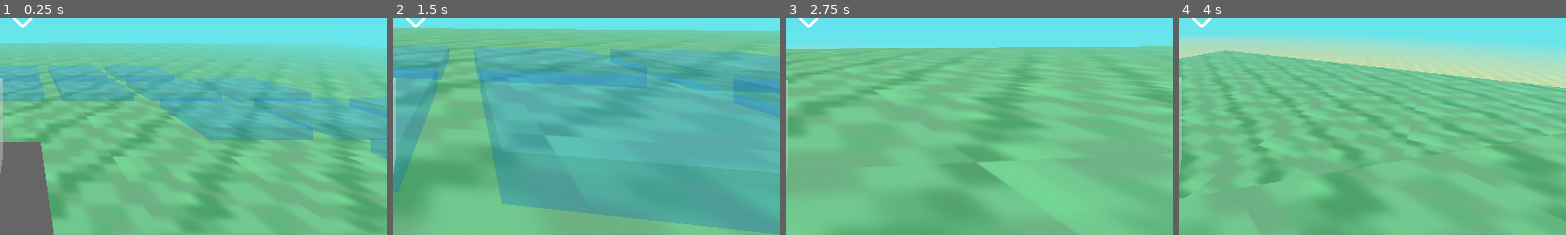
Above: before the commit, frames 1-4 (left to right).
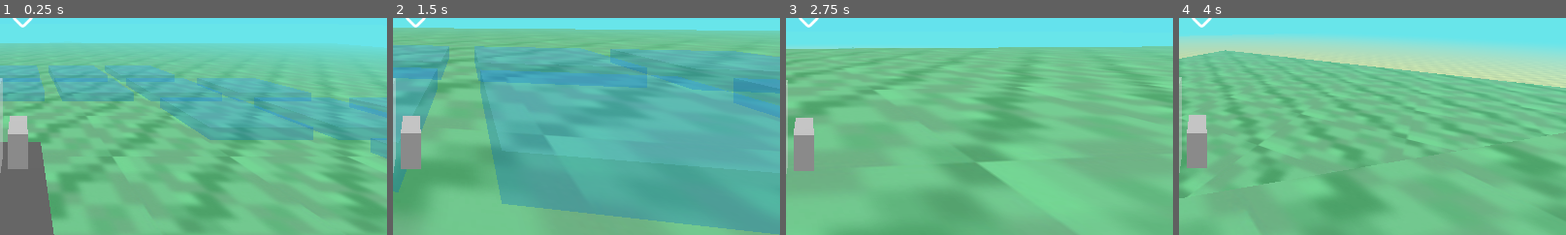
Above: after the commit, the same moments.

Repository: Silverkeybord/Reclaim
Game: Godot game, scene res://Scenes/maps/remote_island.tscn
Two runs of this game, one before a commit and one after it. Both use one fixed random seed, a clock stepped at 60 frames per second and the inputs below. This scene is started directly instead of the project's main scene.
Inputs (mouse positions are % of the whole screen's width and height, from its top left):
- Up to frame 1 (0.25 s): no input
- Up to frame 2 (1.5 s): tap Enter at 0.5 s; move the mouse to (55, 50) at 0.52 s; hold W (forward) from 0.53 s (still down); tap Q (build_mode) at 0.6 s; tap Space (jump) at 0.77 s; tap E (interact) at 0.8, 1.35 s; move the mouse to (45, 50) at 1.27 s
- Up to frame 3 (2.75 s): keep holding W (forward); tap Space (jump) at 1.52 s; click (45, 50) at 1.55 s; move the mouse to (52, 48) at 2.02 s; press the mouse at (52, 48) at 2.03 s; tap Q (build_mode) at 2.3 s
- Up to frame 4 (4 s): keep holding W (forward); move the mouse to (49, 52) at 2.77 s; release the mouse at (49, 52) at 2.78 s; tap Q (build_mode) at 2.85 s; tap Space (jump) at 3.02, 3.77 s; tap E (interact) at 3.05, 3.6 s; move the mouse to (57, 51) at 3.52 s; press the mouse at (57, 51) at 3.53 s
The pictures show only the part of the screen within x 47-97%, y 50-100%; the shares and areas given below are measured in that part.

The runs differ from the first frame. In frame 1, 1.3% of the frame differs, in the area x 2-8%, y 45-70%; in frame 2, 1.3%; in frame 3, 1.3%, in the area x 2-8%, y 45-71%; in frame 4, 1.3%.
Error before the commit: Attempt to call function 'list_dir_begin' in base 'null instance' on a null instance. (res://Scripts/globals/game_data.gd:35)
Error after the commit: Attempt to call function 'list_dir_begin' in base 'null instance' on a null instance. (res://Scripts/globals/game_data.gd:40)

Commit message:
Add basic gun, bullet trail system and integrate shooting
Introduce a simple weapon and bullet-trail system and wire it into player and turret logic. Changes include:

- Add Gun scene (Scenes/wepons/gun.tscn) and basic weapon script (Scripts/wepons/gun.gd) with shooting type, cooldown and spawn marker.
- Integrate weapon into player: add gun pivot, shooting timer, aim_ray, aim adjustments, shooting control, and instantiation hookup in player.tscn and player.gd. Player now computes shot target and uses Global.create_bullet_trail.
- Add bullet trail data resource (data/1_resourse_scripts/bullet_trail_data.gd) and default.tres; bullet_trail.gd exposes a trail resource and used via Global.create_bullet_trail.
- Global.gd: add SHOT_TYPE enum, preloads for temp sound and bullet trail scenes, DEFAULT_BULLET_TRAIL_KEY, spawn_temp_sound stub, and create_bullet_trail helper that instantiates and initializes trails.
- GameData: load bullet trail resource folder and expose bullet_trail dictionary.
- Turret shooting now calls Global.create_bullet_trail instead of instancing directly.
- Enemy spawning: switched from a dedicated spawn_nodes_parent to using nodes-in-group (enemy_spawn_markers) and updated remote_island.tscn (renamed spawn_nodes_parent -> enemy_spawn_markers, added group tags) and cleanup of node path on enemy_spawner.
- Minor scene tweaks: added temp sound scene, adjusted raycast transform/target, collision mask/layer tweak for player barrier, and updated resource paths for renamed data script folders.

These changes prepare a basic hitscan/projectile framework and unify bullet-trail creation through Global for reuse by turrets and player weapons.

Diff:
--- a/Reclaim/Scenes/maps/remote_island.tscn
+++ b/Reclaim/Scenes/maps/remote_island.tscn
@@ -127,6 +127,8 @@
 [node name="player_barrier" type="StaticBody3D" parent="map" unique_id=1069759614]
 transform = Transform3D(1, 0, 0, 0, 1, 0, 0, 0, 1, 0, 16.963074, 0)
 visible = false
+collision_layer = 64
+collision_mask = 0
 metadata/_edit_lock_ = true
 
 [node name="CollisionShape3D" type="CollisionShape3D" parent="map/player_barrier" unique_id=108042571]
@@ -139,24 +141,22 @@
 [node name="CharacterBody3D" parent="." unique_id=961430667 instance=ExtResource("2_2kokt")]
 transform = Transform3D(1, 0, 0, 0, 1, 0, 0, 0, 1, 0, 3.938994, 0)
 
-[node name="enemy_spawner" parent="." unique_id=51836272 node_paths=PackedStringArray("spawn_nodes_parent", "extraction_pod") instance=ExtResource("7_8ty32")]
-spawn_nodes_parent = NodePath("../spawn_nodes_parent")
+[node name="enemy_spawner" parent="." unique_id=51836272 node_paths=PackedStringArray("extraction_pod") instance=ExtResource("7_8ty32")]
 extraction_pod = NodePath("../map/extraction_pod")
 map = "remote_island"
-run_time = 0.0
-
-[node name="spawn_nodes_parent" type="Node" parent="." unique_id=1301469332]
-
-[node name="Marker3D3" type="Marker3D" parent="spawn_nodes_parent" unique_id=596874140]
+
+[node name="enemy_spawn_markers" type="Node" parent="." unique_id=1301469332]
+
+[node name="Marker3D3" type="Marker3D" parent="enemy_spawn_markers" unique_id=596874140 groups=["enemy_spawn_markers"]]
 transform = Transform3D(1, 0, 0, 0, 1, 0, 0, 0, 1, 90, 0, 0)
 
-[node name="Marker3D4" type="Marker3D" parent="spawn_nodes_parent" unique_id=166271002]
+[node name="Marker3D4" type="Marker3D" parent="enemy_spawn_markers" unique_id=166271002 groups=["enemy_spawn_markers"]]
 transform = Transform3D(1, 0, 0, 0, 1, 0, 0, 0, 1, -90, 0, 0)
 
-[node name="Marker3D2" type="Marker3D" parent="spawn_nodes_parent" unique_id=991813210]
+[node name="Marker3D2" type="Marker3D" parent="enemy_spawn_markers" unique_id=991813210 groups=["enemy_spawn_markers"]]
 transform = Transform3D(1, 0, 0, 0, 1, 0, 0, 0, 1, 0, 0, -90)
 
-[node name="Marker3D5" type="Marker3D" parent="spawn_nodes_parent" unique_id=446555927]
+[node name="Marker3D5" type="Marker3D" parent="enemy_spawn_markers" unique_id=446555927 groups=["enemy_spawn_markers"]]
 transform = Transform3D(1, 0, 0, 0, 1, 0, 0, 0, 1, 0, 0, 89.21158)
 
 [node name="enemy_only_path" type="StaticBody3D" parent="." unique_id=108596090]
--- /dev/null
+++ b/Reclaim/Scenes/misc/temp_sound_scene.tscn
@@ -0,0 +1,3 @@
+[gd_scene format=3 uid="uid://bkaj13g81oj3q"]
+
+[node name="TempSoundScene" type="AudioStreamPlayer3D" unique_id=356879988]
--- a/Reclaim/Scenes/player/player.tscn
+++ b/Reclaim/Scenes/player/player.tscn
@@ -5,6 +5,7 @@
 [ext_resource type="Script" uid="uid://dev5omns2mu5y" path="res://Scripts/player/camera_control.gd" id="2_mxepk"]
 [ext_resource type="Texture2D" uid="uid://b0sbhjjkojgb0" path="res://2D assets/interact_reticle.png" id="3_mxepk"]
 [ext_resource type="Texture2D" uid="uid://inmkey4p4wca" path="res://2D assets/normal_redicle.png" id="4_e41v5"]
+[ext_resource type="PackedScene" uid="uid://deasukscym312" path="res://Scenes/wepons/gun.tscn" id="4_xxarj"]
 [ext_resource type="FontFile" uid="uid://q3206aq7b5tl" path="res://Other assets/fonts/uni sans/Uni Sans Heavy.otf" id="5_ca0mu"]
 
 [sub_resource type="BoxShape3D" id="BoxShape3D_e41v5"]
@@ -18,12 +19,14 @@
 transparency = 1
 albedo_color = Color(0.8117647, 0.8117647, 0.8117647, 0.44313726)
 
-[node name="CharacterBody3D" type="CharacterBody3D" unique_id=961430667 node_paths=PackedStringArray("interact_overlay", "sight_ray", "place_overlay")]
+[node name="CharacterBody3D" type="CharacterBody3D" unique_id=961430667 node_paths=PackedStringArray("interact_overlay", "aim_ray", "gun_piviot", "shooting_timer", "place_overlay")]
 collision_layer = 2
-collision_mask = 15
+collision_mask = 79
 script = ExtResource("1_eo61r")
 interact_overlay = NodePath("interact_overlay")
-sight_ray = NodePath("SpringArm3D/RayCast3D")
+aim_ray = NodePath("SpringArm3D/RayCast3D")
+gun_piviot = NodePath("gun_piviot")
+shooting_timer = NodePath("gun_piviot/shoot_timer")
 turret_holagram_scene = ExtResource("2_6upyo")
 place_overlay = NodePath("place_overlay")
 
@@ -50,10 +53,18 @@
 current = true
 
 [node name="RayCast3D" type="RayCast3D" parent="SpringArm3D" unique_id=49309072]
-transform = Transform3D(1, 0, 0, 0, -4.371139e-08, -1, 0, 1, -4.371139e-08, 0, 0, 0)
-target_position = Vector3(0, -150, 0)
+transform = Transform3D(1, 0, 0, 0, 1, 0, 0, 0, 1, 0, 0, -0.5)
+target_position = Vector3(0, 0, -150)
 collision_mask = 25
 collide_with_areas = true
+
+[node name="gun_piviot" type="Node3D" parent="." unique_id=2066967989]
+transform = Transform3D(1, 0, 0, 0, 1, 0, 0, 0, 1, 0.7, 0, 0)
+
+[node name="Gun" parent="gun_piviot" unique_id=1312602602 node_paths=PackedStringArray("player") instance=ExtResource("4_xxarj")]
+player = NodePath("../..")
+
+[node name="shoot_timer" type="Timer" parent="gun_piviot" unique_id=1614041456]
 
 [node name="normal_reticle" type="TextureRect" parent="." unique_id=1247984658]
 anchors_preset = 8
@@ -177,3 +188,5 @@
 grow_vertical = 2
 theme_override_fonts/font = ExtResource("5_ca0mu")
 text = "click to Place"
+
+[connection signal="timeout" from="gun_piviot/shoot_timer" to="." method="_on_shoot_timer_timeout"]
--- /dev/null
+++ b/Reclaim/Scenes/wepons/gun.tscn
@@ -0,0 +1,24 @@
+[gd_scene format=3 uid="uid://deasukscym312"]
+
+[ext_resource type="Script" uid="uid://b4vwlxjd2pp31" path="res://Scripts/wepons/gun.gd" id="1_ayfoy"]
+
+[sub_resource type="BoxMesh" id="BoxMesh_4f2ea"]
+size = Vector3(0.2, 0.2, 0.3)
+
+[sub_resource type="BoxMesh" id="BoxMesh_meube"]
+size = Vector3(0.2, 0.35, 0.2)
+
+[node name="Gun" type="Node3D" unique_id=1312602602 node_paths=PackedStringArray("bullet_spawn")]
+script = ExtResource("1_ayfoy")
+bullet_spawn = NodePath("Marker3D")
+
+[node name="MeshInstance3D" type="MeshInstance3D" parent="." unique_id=1549322345]
+transform = Transform3D(1, 0, 0, 0, 1, 0, 0, 0, 1, 0, 0, -0.15)
+mesh = SubResource("BoxMesh_4f2ea")
+
+[node name="MeshInstance3D2" type="MeshInstance3D" parent="." unique_id=402019531]
+transform = Transform3D(1, 0, 0, 0, 1, 0, 0, 0, 1, 0, -0.075, 0.1)
+mesh = SubResource("BoxMesh_meube")
+
+[node name="Marker3D" type="Marker3D" parent="." unique_id=1721114242]
+transform = Transform3D(1, 0, 0, 0, 1, 0, 0, 0, 1, 0, 0, -0.3)
--- a/Reclaim/Scripts/enemies/enemy_spawning.gd
+++ b/Reclaim/Scripts/enemies/enemy_spawning.gd
@@ -1,4 +1,6 @@
 extends Node3D
+
+const SPAWN_MARKERS_GROUP : String = "enemy_spawn_groups"
 
 var wave_data : Resource
 
@@ -15,7 +17,6 @@
 
 var wave_enemies : Dictionary
 
-
 @export_group("enemies")
 @export var enemy_scene : PackedScene
 
@@ -23,7 +24,6 @@
 @export var spawn_timer : Timer
 
 @export_group("map info")
-@export var spawn_nodes_parent : Node
 @export var extraction_pod : Node3D
 @export var map : String
 
@@ -37,7 +37,7 @@
 	spawn_rate_raito = (wave_data.ssr - wave_data.esr) / wave_data.end_time
 	cluster_rate_raito = (wave_data.scs - wave_data.ecs) / wave_data.end_time
 
-	spawn_nodes = spawn_nodes_parent.get_children()
+	spawn_nodes = get_tree().get_nodes_in_group(SPAWN_MARKERS_GROUP)
 
 	spawn_timer.start()
 
--- a/Reclaim/Scripts/globals/Global.gd
+++ b/Reclaim/Scripts/globals/Global.gd
@@ -1,8 +1,19 @@
 extends Node
+
+# TURRETS / WEPONS -------------------------------------------------------
+enum SHOT_TYPE {
+	HITSCAN,
+	PROJECTILE
+}
 
 # MISC --------------------------------------------------------------------
 const GRAVITY : float = 40.0
 const MAX_SPHERES : int = 100
+const DEFAULT_BULLET_TRAIL_KEY : String = "default"
+
+# EFFECTS SCENES ----------------------------------------------------------
+const TEMP_SOUND_SCENE : PackedScene = preload("res://Scenes/misc/temp_sound_scene.tscn")
+const BULET_TRAIL_SCENE : PackedScene = preload("res://Scenes/turrets/bullet_trail.tscn")
 
 # LOGIC --------------------------------------------------------------------
 var build_mode := false
@@ -18,4 +29,19 @@
 # META UPGRADES / RESEARCH --------------------------------------------------
 var turret_slots := 8
 
-# INVENORY
+# INVENORY -----------------------------------------------------------------
+var inventory : Dictionary = {}
+
+
+# FUNCTIONS ================================================================
+## Spawn Temp Sound. Spawns a tempory sound as a child of the root node
+func spawn_temp_sound() -> void:
+	pass
+
+
+## Creates a bullet trail between 2 point
+func create_bullet_trail(from : Vector3, to : Vector3, trail : Resource = GameData.bullet_trail["default"]) -> void:
+	var new_bullet_trail = BULET_TRAIL_SCENE.instantiate()
+	new_bullet_trail.trail = trail
+	get_tree().root.add_child(new_bullet_trail)
+	new_bullet_trail.create_bullet_trail(from, to)
--- a/Reclaim/Scripts/globals/game_data.gd
+++ b/Reclaim/Scripts/globals/game_data.gd
@@ -8,6 +8,7 @@
 const WAVE_PATH : String = "res://data/wave/"
 const RESEARCH_PATH : String = "res://data/research/"
 const CRAFTING_PATH : String = "res://data/crafting/"
+const BULLET_TRAIL_PATH : String = "res://data/bullet_trails/"
 
 var turrets : Dictionary
 var modules : Dictionary
@@ -17,6 +18,7 @@
 var wave : Dictionary
 var research : Dictionary
 var crafting : Dictionary
+var bullet_trail : Dictionary
 
 
 func _ready() -> void:
@@ -28,6 +30,9 @@
 	_load_folder(WAVE_PATH, wave)
 	_load_folder(RESEARCH_PATH, research)
 	_load_folder(CRAFTING_PATH, crafting)
+	_load_folder(BULLET_TRAIL_PATH, bullet_trail)
+
+	print("fin loading files")
 
 
 func _load_folder(path : String, dict : Dictionary) -> void:
--- a/Reclaim/Scripts/player/player.gd
+++ b/Reclaim/Scripts/player/player.gd
@@ -2,6 +2,9 @@
 
 const INTERACT_DISTANCE := 5
 const TURRET_PLACEMENT_DISTANCE := 20
+
+const GUN_CHILD_INDEX := 0
+
 
 @export_group("player stat")
 @export var jump_velocity := 20.0
@@ -10,14 +13,22 @@
 
 @export_group("in scene")
 @export var interact_overlay : Control
-@export var sight_ray : RayCast3D
+@export var aim_ray : RayCast3D
+@export var gun_piviot : Node3D
+@export var shooting_timer : Timer
 
 @export_group("turrets")
 @export var turret_holagram_scene : PackedScene
 @export var place_overlay : Control
 
+var turret_holagram : Node3D
 
-var turret_holagram : Node3D
+var can_shoot : bool = true
+var weapon : Node3D
+
+
+func _ready() -> void:
+	_set_new_weapon()
 
 
 func _physics_process(delta: float) -> void:
@@ -46,9 +57,9 @@
 
 
 func _process(_delta: float) -> void:
+	_shoot_control()
 
-
-	var ray_collider = sight_ray.get_collider()
+	var ray_collider = aim_ray.get_collider()
 	_build_mode_handeling(ray_collider)
 
 	if Global.build_mode:
@@ -99,6 +110,39 @@
 				#place_overlay.visible = false
 
 		else:
-			turret_holagram.global_position = sight_ray.get_collision_point()
+			turret_holagram.global_position = aim_ray.get_collision_point()
 			turret_holagram.valid_position = false
 			place_overlay.visible = false
+
+
+# WEAPONS CONTROL ------------------------------------------------------------
+func _shoot_control() -> void:
+	if Global.build_mode or not weapon:
+		return
+
+	if Input.is_action_pressed("shoot") and can_shoot:
+		can_shoot = false
+		shooting_timer.start()
+		_shoot()
+
+
+func _shoot() -> void:
+	var to : Vector3
+	if aim_ray.is_colliding():
+		to = aim_ray.get_collision_point()
+	else:
+		var forward_vector = -aim_ray.global_basis.z
+		var max_distance = aim_ray.target_position.length()
+
+		to = aim_ray.global_position + (forward_vector * max_distance)
+
+	var from = weapon.bullet_spawn.global_position
+
+	Global.create_bullet_trail(from, to)
+
+func _set_new_weapon() -> void:
+	weapon = gun_piviot.get_child(GUN_CHILD_INDEX)
+
+
+func _on_shoot_timer_timeout() -> void:
+	can_shoot = true
--- a/Reclaim/Scripts/turrets/T1/basic.gd
+++ b/Reclaim/Scripts/turrets/T1/basic.gd
@@ -55,9 +55,7 @@
 	target.check_dead()
 
 	# Creates a bullet trail using the target position before the enemy is freed.
-	var new_bullet_trail = bullet_trail_scene.instantiate()
-	add_sibling(new_bullet_trail)
-	new_bullet_trail.create_bullet_trail(bullet_spawn.global_position, target_position)
+	Global.create_bullet_trail(bullet_spawn.global_position, target_position)
 
 
 func _on_cool_down_timer_timeout() -> void:
--- a/Reclaim/Scripts/turrets/bullet_trail.gd
+++ b/Reclaim/Scripts/turrets/bullet_trail.gd
@@ -1,6 +1,9 @@
 extends MeshInstance3D
 
 const TRAIL_THICKNESS := 0.5
+
+@export var trail : Resource
+
 
 func create_bullet_trail(start_pos: Vector3, end_pos: Vector3):
 	var draw_mesh = BoxMesh.new()
--- /dev/null
+++ b/Reclaim/Scripts/wepons/gun.gd
@@ -0,0 +1,10 @@
+class_name basic_wepon
+
+extends Node3D
+
+@export var shooting_type : Global.SHOT_TYPE
+@export var bullet_type : String
+@export var bullet_spawn : Marker3D
+@export var cooldown : float = 1.0
+
+@export var player : CharacterBody3D
--- /dev/null
+++ b/Reclaim/data/1_resourse_scripts/bullet_trail_data.gd
@@ -0,0 +1,17 @@
+class_name bullet_trail_data
+extends Resource
+
+enum SHAPES {
+	SQUARE,
+	CLYINDER,
+}
+
+@export var key: String
+## shape of the bullet trail
+@export var shape : SHAPES
+## diameter of the trail
+@export var size : float = 0.2
+## time before queuefree'ing
+@export var life : float = 0.2
+## if it fades out or not
+@export var fade : bool = false
--- /dev/null
+++ b/Reclaim/data/bullet_trails/default.tres
@@ -0,0 +1,8 @@
+[gd_resource type="Resource" script_class="bullet_trail_data" format=3 uid="uid://deivlc3wm3mqr"]
+
+[ext_resource type="Script" uid="uid://rqn4axkyltah" path="res://data/1_resourse_scripts/bullet_trail_data.gd" id="1_82snc"]
+
+[resource]
+script = ExtResource("1_82snc")
+key = "default"
+metadata/_custom_type_script = "uid://rqn4axkyltah"
--- a/Reclaim/data/turrets/basic.tres
+++ b/Reclaim/data/turrets/basic.tres
@@ -1,6 +1,6 @@
 [gd_resource type="Resource" script_class="TurretData" format=3 uid="uid://y28uo7n7jj18"]
 
-[ext_resource type="Script" uid="uid://cc33b1pxw7k1r" path="res://data/turrets/turret_data.gd" id="1_06ve0"]
+[ext_resource type="Script" uid="uid://cc33b1pxw7k1r" path="res://data/1_resourse_scripts/turret_data.gd" id="1_06ve0"]
 
 [resource]
 script = ExtResource("1_06ve0")
--- a/Reclaim/data/wave/remote_island.tres
+++ b/Reclaim/data/wave/remote_island.tres
@@ -1,6 +1,6 @@
 [gd_resource type="Resource" script_class="WaveData" format=3 uid="uid://wwsm4m2783l4"]
 
-[ext_resource type="Script" uid="uid://ebuopgthqly1" path="res://data/wave/wave_data.gd" id="1_rvc1w"]
+[ext_resource type="Script" uid="uid://ebuopgthqly1" path="res://data/1_resourse_scripts/wave_data.gd" id="1_rvc1w"]
 
 [resource]
 script = ExtResource("1_rvc1w")
Not shown, added: Reclaim/Scripts/wepons/gun.gd.uid
Not shown, added: Reclaim/data/1_resourse_scripts/bullet_trail_data.gd.uid
Renamed: Reclaim/data/turrets/turret_data.gd -> Reclaim/data/1_resourse_scripts/turret_data.gd
Renamed: Reclaim/data/turrets/turret_data.gd.uid -> Reclaim/data/1_resourse_scripts/turret_data.gd.uid
Renamed: Reclaim/data/wave/wave_data.gd -> Reclaim/data/1_resourse_scripts/wave_data.gd
Renamed: Reclaim/data/wave/wave_data.gd.uid -> Reclaim/data/1_resourse_scripts/wave_data.gd.uid
